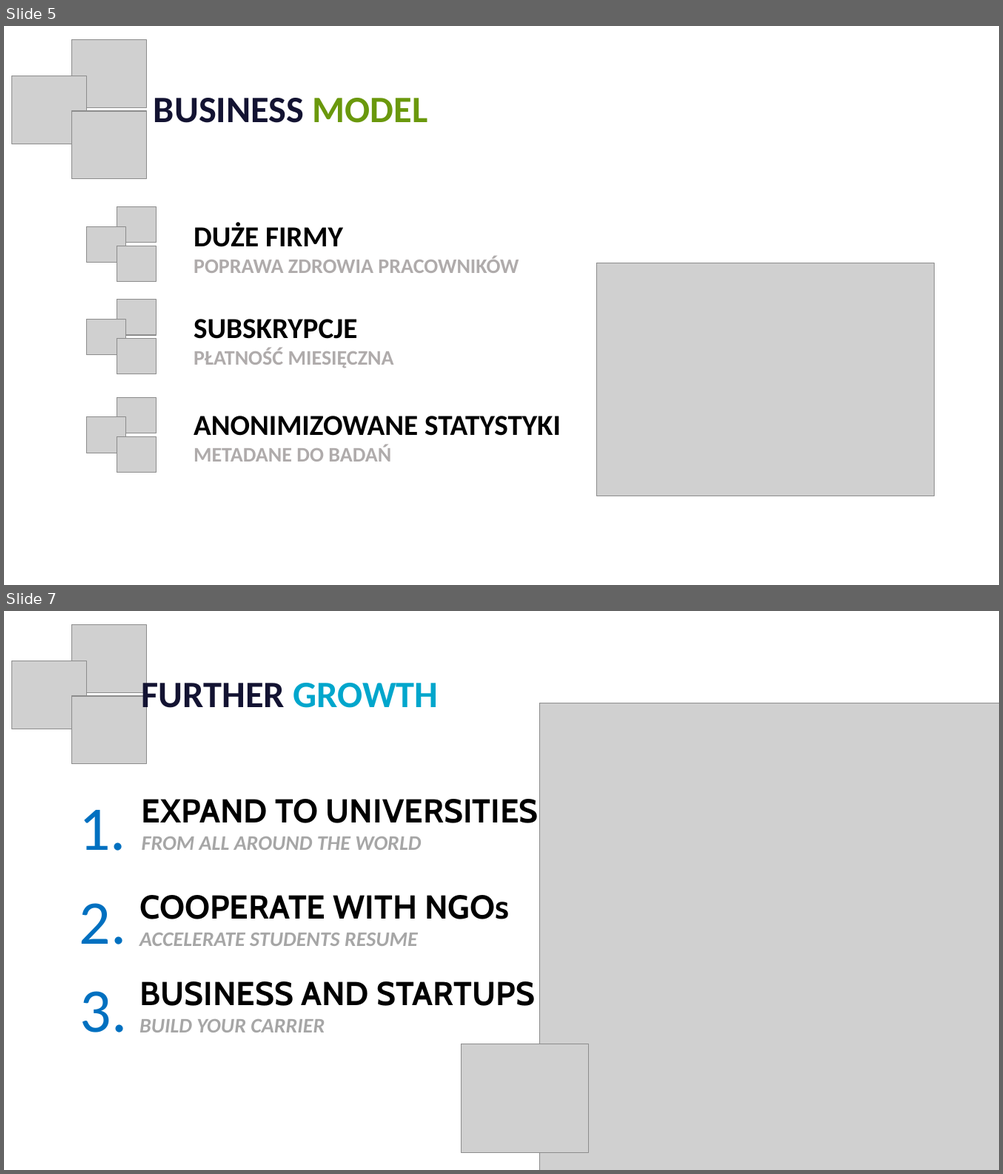
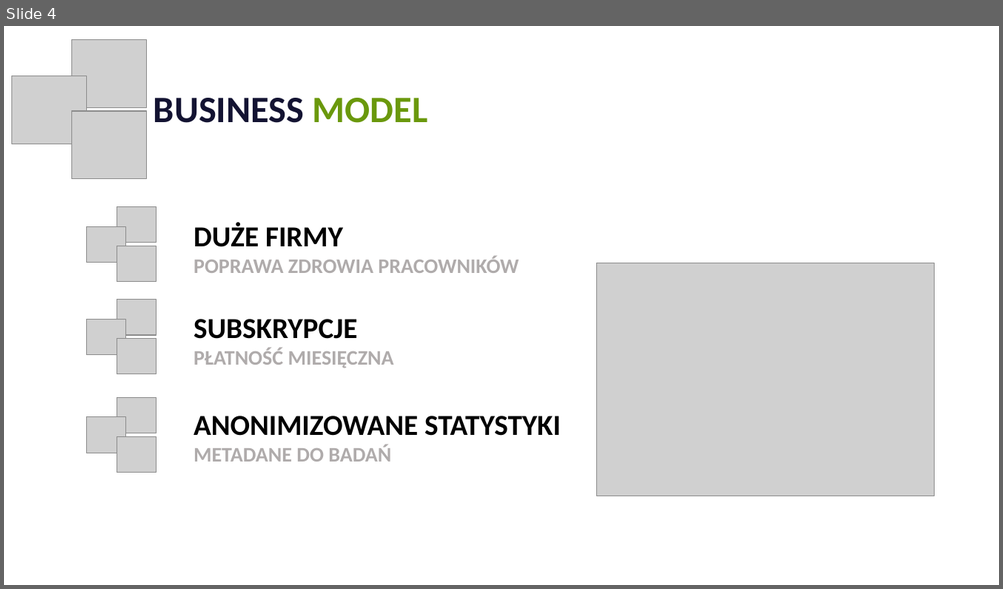
Before and after one commit to KrukowskiJ/Hacknarok2021, a slide deck: Wyprostuj_sie.pptx. Shown one above the other, each under a label of ours: slides 5 and 7 before the commit, slide 4 after it; the slides between them are not shown. The pictures are 1003x1174 and 1003x589 pixels, drawn with LibreOffice and Linux fonts; fonts in the diff are those of the drawing; grey boxes stand for pictures. Boxes give left, top, right and bottom in pixels: in the first picture for what was removed or moved away, otherwise in the second. Text is boxed around its words. In the diff, an @@ line names an element or a change of style, - is before the commit and + after.

```diff
--- a/Wyprostuj_sie.pptx
+++ b/Wyprostuj_sie.pptx
@@ slide 7 removed at bbox=[4, 611, 999, 1170], background #FFFFFF @@
@@ picture removed at bbox=[72, 625, 147, 693] @@
@@ picture removed at bbox=[11, 661, 86, 729] @@
@@ text removed at bbox=[142, 677, 438, 716] @@
-FURTHER GROWTH
@@ picture removed at bbox=[72, 696, 147, 764] @@
@@ picture removed at bbox=[540, 703, 999, 1170] @@
@@ text removed at bbox=[79, 810, 126, 851] @@
-1.
@@ text removed at bbox=[142, 799, 538, 850] @@
-EXPAND TO UNIVERSITIES
-FROM ALL AROUND THE WORLD
@@ text removed at bbox=[139, 895, 509, 946] @@
-COOPERATE WITH NGOs
-ACCELERATE STUDENTS RESUME
@@ text removed at bbox=[79, 903, 127, 945] @@
-2.
@@ text removed at bbox=[139, 982, 535, 1033] @@
-BUSINESS AND STARTUPS
-BUILD YOUR CARRIER
@@ text removed at bbox=[80, 991, 128, 1033] @@
-3.
@@ picture removed at bbox=[461, 1045, 588, 1153] @@
@@ what was slide 5 is now slide 4 @@
```
Also in this commit, not shown: 1 slide changed, 2 slides added, 4 other slides removed.
